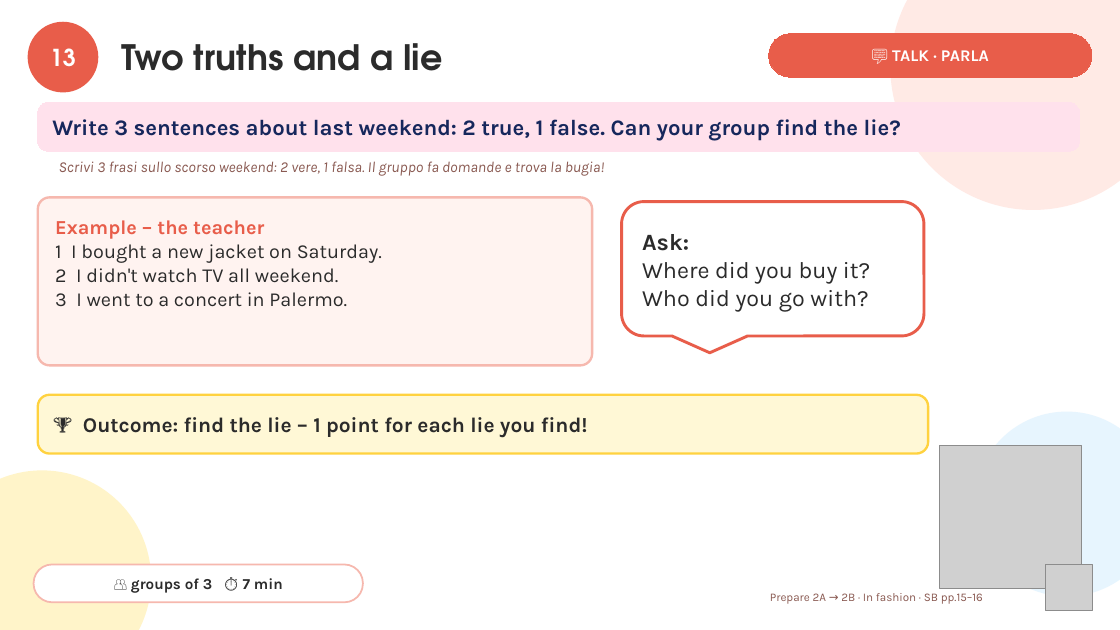
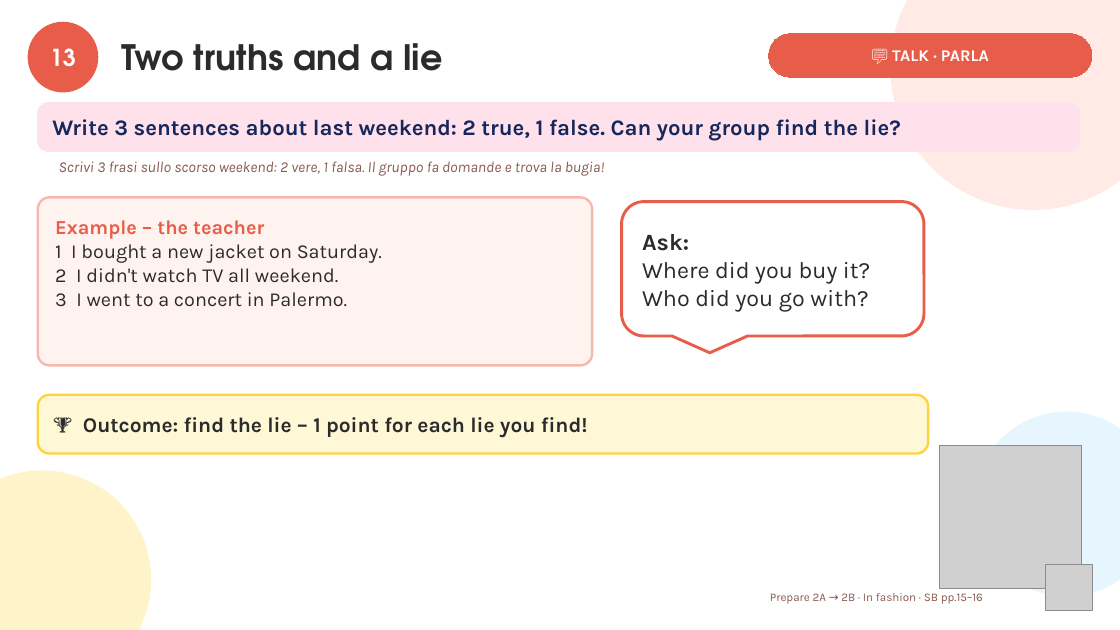
Before and after one commit to londonlanguageschool/Bagheria-, a slide deck: slide 13 of materials/PREP/PREP_2A-2B_In_fashion_then_and_now.pptx. Drawn at 1120x630 pixels with LibreOffice and Linux fonts; fonts in the diff are those of the drawing; grey boxes stand for pictures. Boxes give left, top, right and bottom in pixels: in the first picture for what was removed or moved away, otherwise in the second. Text is boxed around its words. In the diff, an @@ line names an element or a change of style, - is before the commit and + after.

```diff
--- a/materials/PREP/PREP_2A-2B_In_fashion_then_and_now.pptx
+++ b/materials/PREP/PREP_2A-2B_In_fashion_then_and_now.pptx
@@ rounded rectangle removed at [34,565,363,602] @@
-👥 groups of 3 ⏱ 7 min
```
Also in this commit, not shown: 12 other slides changed.
